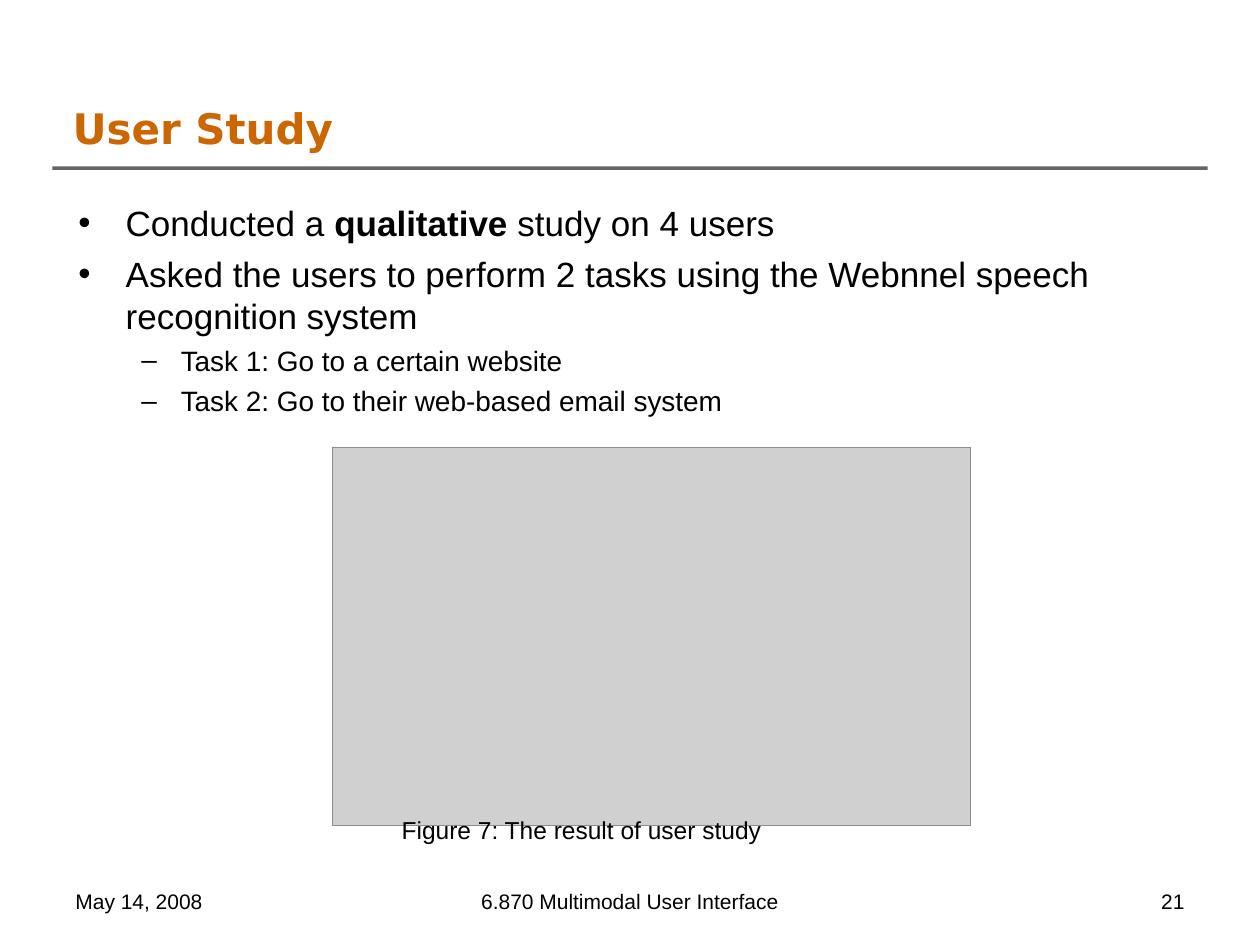
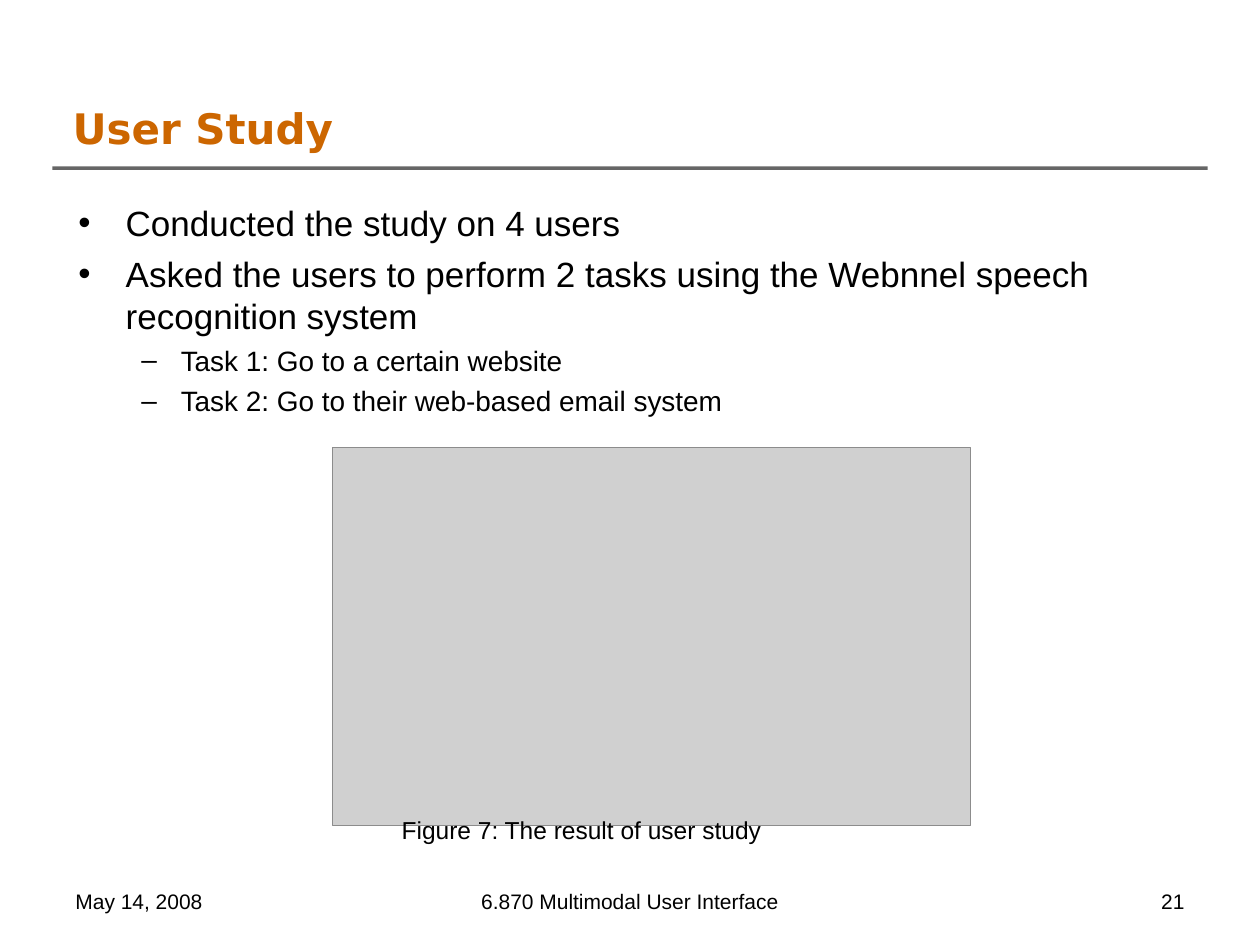
Before and after one commit to oshanis/webnnel, a slide deck: slide 21 of docs/6.870 Final Project Presentation.ppt. Drawn at 1260x945 pixels with LibreOffice and Linux fonts; fonts in the diff are those of the drawing; grey boxes stand for pictures; background and template pictures are left out. Boxes give left, top, right and bottom in pixels: in the first picture for what was removed or moved away, otherwise in the second. Text is boxed around its words. In the diff, an @@ line names an element or a change of style, - is before the commit and + after.

```diff
--- a/docs/6.870 Final Project Presentation.ppt
+++ b/docs/6.870 Final Project Presentation.ppt
@@ text at (126, 210, 620, 243): text changed @@
-• Conducted a qualitative study on 4 users
+• Conducted the study on 4 users
```
Also in this commit, not shown: 3 other slides changed.
